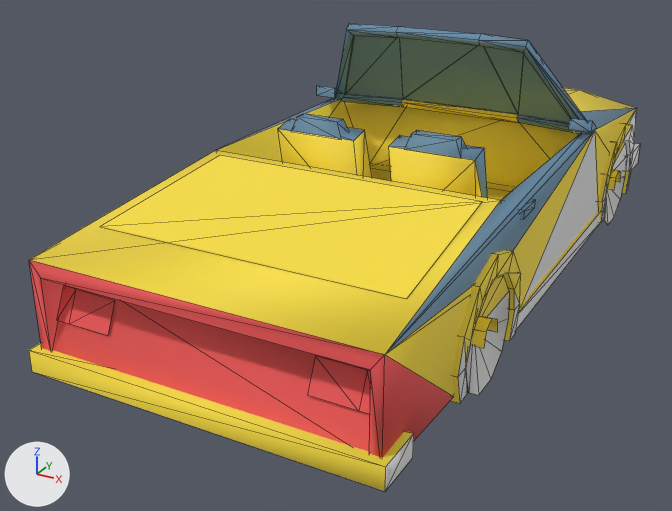
One commit to the OBJ model assets/bot_car2.obj: the scene before it, then after it.
The view is the same before and after, from a camera (50 mm lens) standing at (2.37, -5.3, 2.68) and looking at (-0.3, -0.44, 0.25). Every picture has the same lights, and +X, +Y and +Z are marked at lower left. The picture after the commit comes second. Mesh edges are drawn as thin lines. Where no turn or scale is listed for an object, it has been applied to the vertices. Vertices at exactly the same position are counted once.

Names of what the first picture shows: 'bot_car2'.
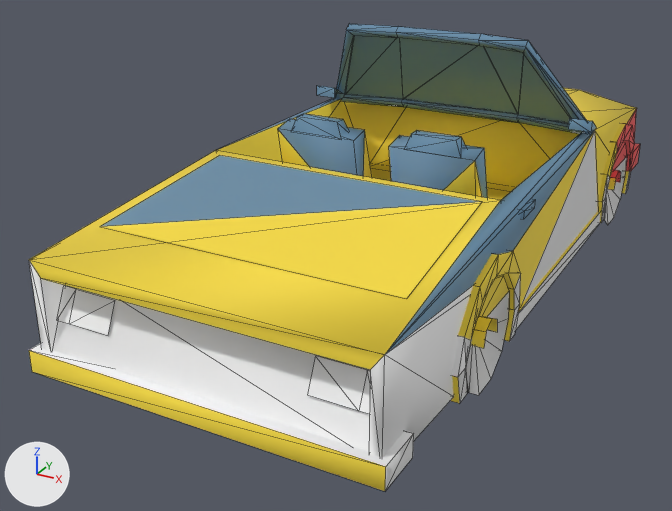
The newer file is also turned or shifted as a whole; pictures and numbers use the older file's frame.

What differs and where, as boxes [x1, y1, x2, y2] in the pictures (672 x 511 px):
part 1 of me_bot_car2, recoloured
    both: [102, 100, 518, 255]
part 2 of me_bot_car2, recoloured
    both: [464, 176, 610, 364]
part 3 of me_bot_car2, recoloured
    both: [30, 285, 473, 466]
part 4 of me_bot_car2, recoloured
    both: [610, 108, 637, 182]
part 5 of me_bot_car2, recoloured
    both: [580, 108, 636, 130]
part 6 of me_bot_car2, recoloured
    both: [458, 340, 466, 376]
part 7 of me_bot_car2, recoloured
    both: [615, 156, 627, 178]
part 8 of me_bot_car2, recoloured
    both: [612, 109, 640, 172]
part 9 of me_bot_car2, recoloured
    both: [29, 260, 384, 370]
part 10 of me_bot_car2, recoloured
    both: [29, 261, 453, 458]

Patch to the scene script:
```diff
--- a/assets/bot_car2.obj.py
+++ b/assets/bot_car2.obj.py
@@ me_bot_car2 @@
 me_bot_car2.from_pydata(...)  # 402 vertices, 510 faces; spans x -1.02..1.02, y -2.4..2.4, z 0.0..1.59
 # used by ob_bot_car2; location = (0.0, 0.0, 0.0)
+# me_bot_car2 part 1: 20 faces spanning x -1.01..1.01, y -1.94..0.92, z 0.3..1.11 switch from mat_mat_body (yellow #fde13f) to mat_mat_glass (blue #6c95b3)
+# me_bot_car2 part 2: 5 faces spanning x -1.01..1.01, y -1.54..1.34, z 0.31..0.52 switch from mat_mat_body (yellow #fde13f) to mat_mat_rims (light grey #e1e1e1)
+# me_bot_car2 part 3: 9 faces spanning x -1.02..1.02, y -2.4..-0.83, z 0.17..0.82 switch from mat_mat_body (yellow #fde13f) to mat_mat_headlights (white #ffffff)
+# me_bot_car2 part 4: 30 faces spanning x -1.01..1.01, y 1.36..2.4, z 0.29..0.83 switch from mat_mat_body (yellow #fde13f) to mat_mat_taillights (red #f35959)
+# me_bot_car2 part 5: 2 faces spanning x -0.97..0.98, y 0.83..2.17, z 0.79..0.95 switch from mat_mat_glass (blue #6c95b3) to mat_mat_body (yellow #f9dd3f)
+# me_bot_car2 part 6: 2 faces spanning x -1.01..1.01, y -1.58..-1.44, z 0.32..0.52 switch from mat_mat_rims (light grey #e1e1e1) to mat_mat_headlights (white #ffffff)
+# me_bot_car2 part 7: 2 faces spanning x -0.99..0.99, y 1.67..1.99, z 0.27..0.45 switch from mat_mat_headlights (white #ffffff) to mat_mat_rims (light grey #e1e1e1)
+# me_bot_car2 part 8: 59 faces spanning x -1.02..1.02, y 1.66..2.33, z 0.14..0.79 switch from mat_mat_headlights (white #ffffff) to mat_mat_taillights (red #f35959)
+# me_bot_car2 part 9: 2 faces spanning x -0.97..0.98, y -2.35, z 0.73..0.82 switch from mat_mat_taillights (red #f35959) to mat_mat_body (yellow #f9dd3f)
+# me_bot_car2 part 10: 18 faces spanning x -0.97..0.98, y -2.35..-1.54, z 0.17..0.82 switch from mat_mat_taillights (red #f35959) to mat_mat_headlights (white #ffffff)
 me_bot_car2.materials.append(mat_mat_tires)
```
